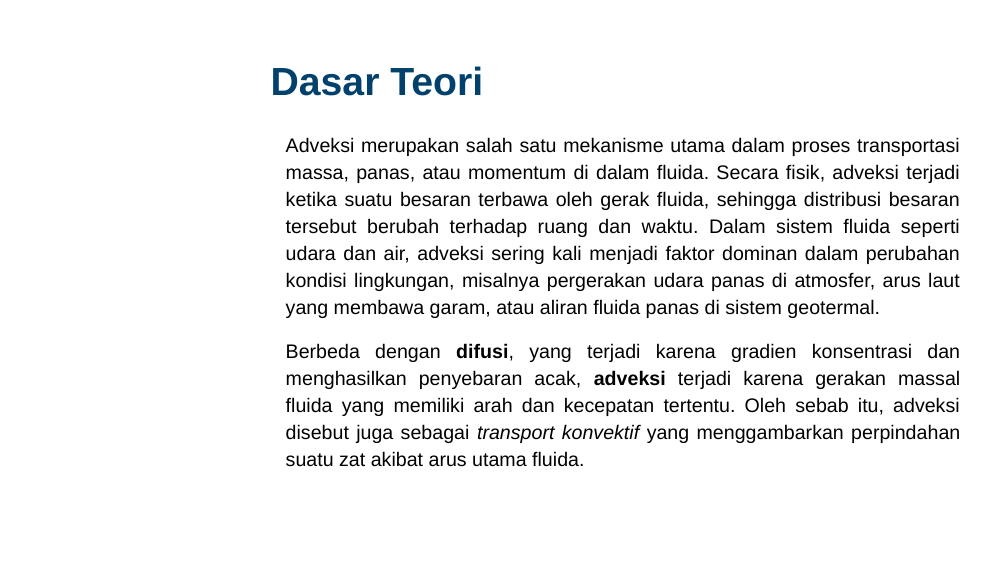
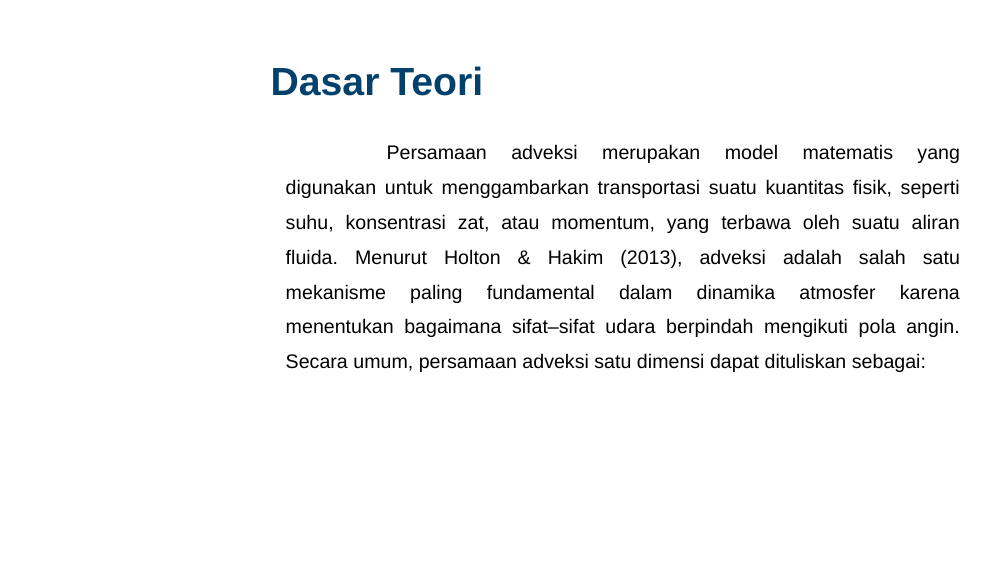
Before and after one commit to Widityas/Kelompok_3_PersamaanAdveksi, a slide deck: slide 4 of Final Project Numerik Kelompok 3.pptx (slide 3 before the commit). Drawn at 1008x567 pixels with LibreOffice and Linux fonts; fonts in the diff are those of the drawing; background and template pictures are left out. Boxes give left, top, right and bottom in pixels: in the first picture for what was removed or moved away, otherwise in the second. Text is boxed around its words. In the diff, an @@ line names an element or a change of style, - is before the commit and + after.

```diff
--- a/Final Project Numerik Kelompok 3.pptx
+++ b/Final Project Numerik Kelompok 3.pptx
@@ text at bbox=[286, 144, 960, 372]: text changed @@
-Adveksi merupakan salah satu mekanisme utama dalam proses transportasi massa, panas, atau momentum di dalam fluida. Secara fisik, adveksi terjadi ketika suatu besaran terbawa oleh gerak fluida, sehingga distribusi besaran tersebut berubah terhadap ruang dan waktu. Dalam sistem fluida seperti udara dan air, adveksi sering kali menjadi faktor dominan dalam perubahan kondisi lingkungan, misalnya pergerakan udara panas di atmosfer, arus laut yang membawa garam, atau aliran fluida panas di sistem geotermal.
-Berbeda dengan difusi, yang terjadi karena gradien konsentrasi dan menghasilkan penyebaran acak, adveksi terjadi karena gerakan massal fluida yang memiliki arah dan kecepatan tertentu. Oleh sebab itu, adveksi disebut juga sebagai transport konvektif yang menggambarkan perpindahan suatu zat akibat arus utama fluida.
+Persamaan adveksi merupakan model matematis yang digunakan untuk menggambarkan transportasi suatu kuantitas fisik, seperti suhu, konsentrasi zat, atau momentum, yang terbawa oleh suatu aliran fluida. Menurut Holton & Hakim (2013), adveksi adalah salah satu mekanisme paling fundamental dalam dinamika atmosfer karena menentukan bagaimana sifat–sifat udara berpindah mengikuti pola angin. Secara umum, persamaan adveksi satu dimensi dapat dituliskan sebagai:
```
Also in this commit, not shown: 4 other slides changed, 33 slides added, 4 slides removed, 8 other files.
